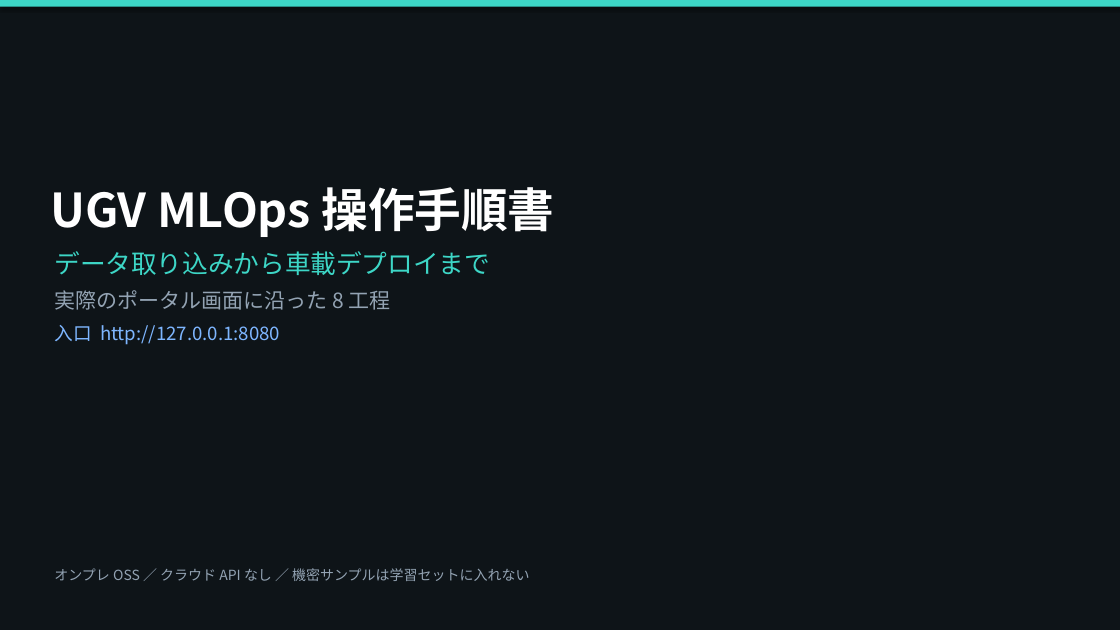
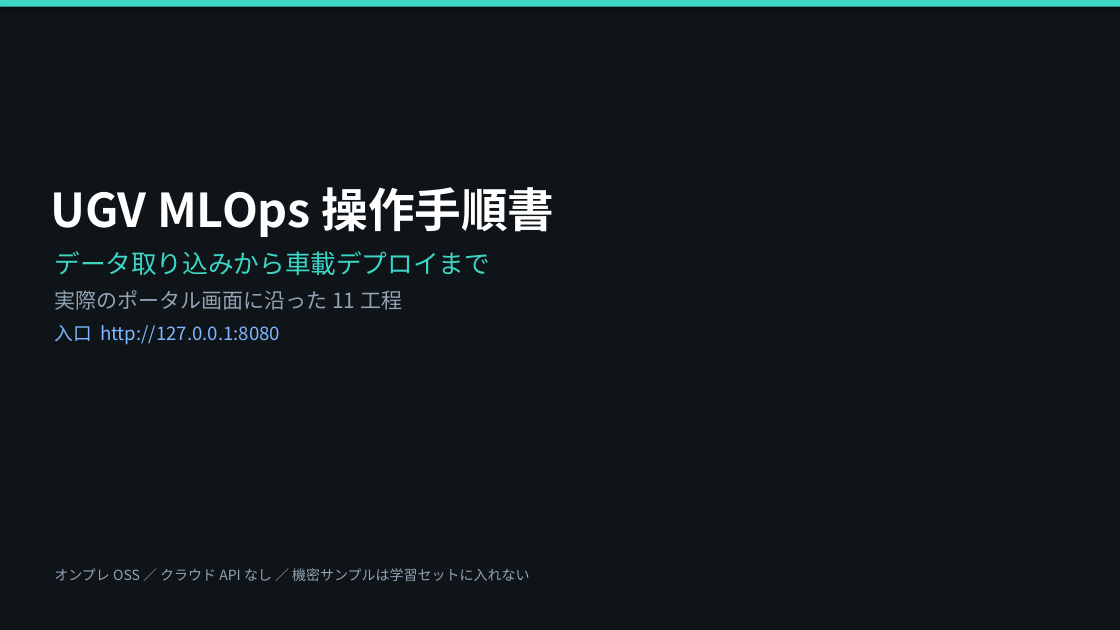
Before and after one commit to xeno1983/MLOPs_DEV, a slide deck: slide 1 of docs/procedure/UGV_MLOps_データ取込からデプロイ手順.pptx. Drawn at 1120x630 pixels with LibreOffice and Linux fonts; fonts in the diff are those of the drawing. Boxes give left, top, right and bottom in pixels: in the first picture for what was removed or moved away, otherwise in the second. Text is boxed around its words. In the diff, an @@ line names an element or a change of style, - is before the commit and + after.

```diff
--- a/docs/procedure/UGV_MLOps_データ取込からデプロイ手順.pptx
+++ b/docs/procedure/UGV_MLOps_データ取込からデプロイ手順.pptx
@@ text at <box>54,290,402,310</box>: text changed @@
-実際のポータル画面に沿った 8 工程
+実際のポータル画面に沿った 11 工程
```
Also in this commit, not shown: 15 other slides changed, 3 slides added, 1 slide removed, 40 other files.
